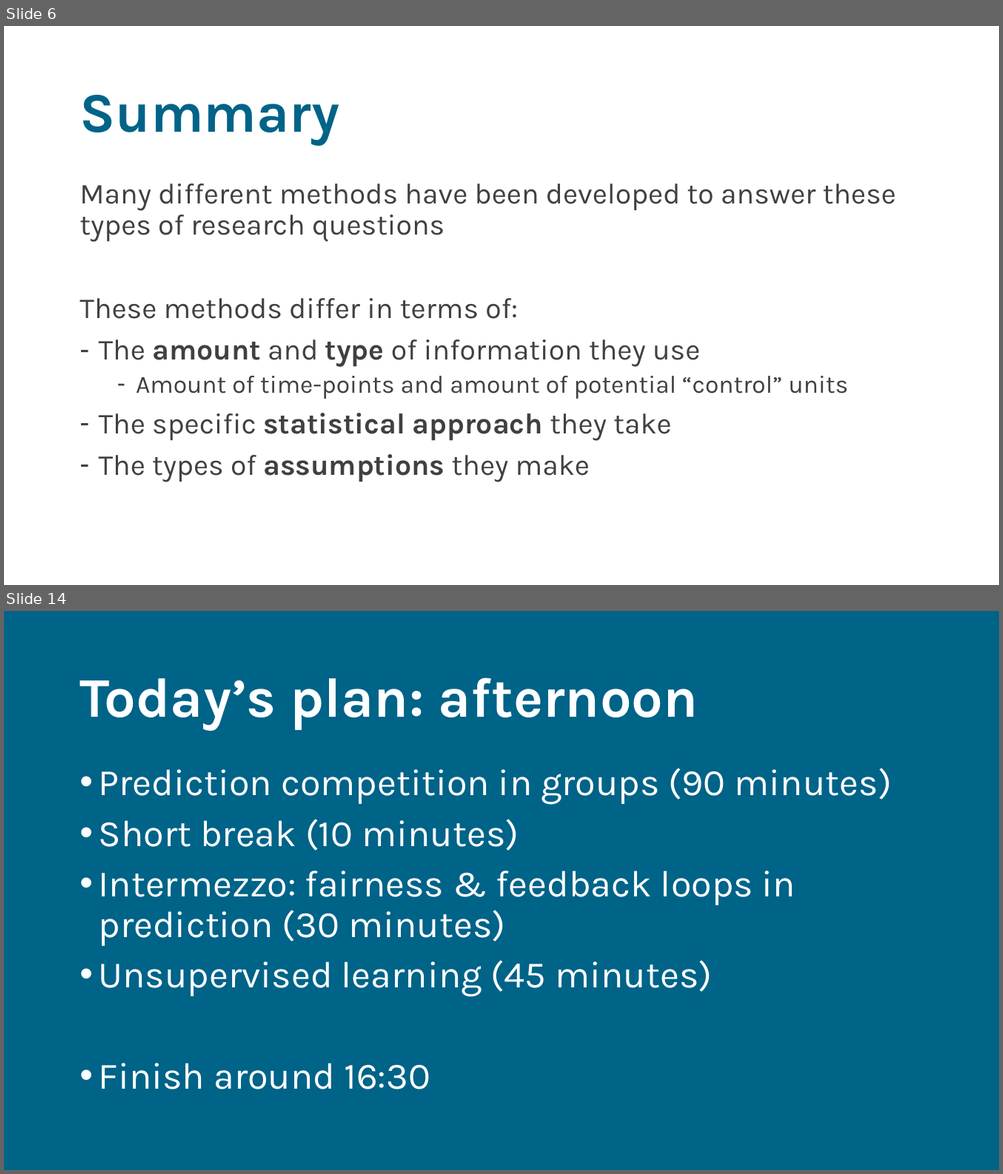
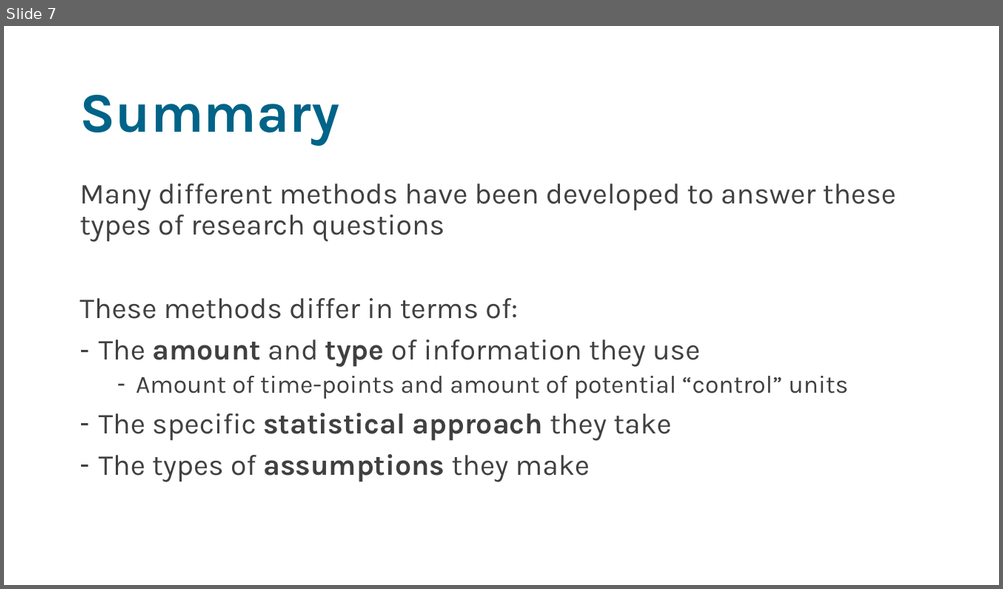
Before and after one commit to sodascience/workshop_causal_impact_assessment, a slide deck: lectures/05_discussion/discussion.pptx. Shown one above the other, each under a label of ours: slides 6 and 14 before the commit, slide 7 after it; the slides between them are not shown. The pictures are 1003x1174 and 1003x589 pixels, drawn with LibreOffice and Linux fonts; fonts in the diff are those of the drawing. Boxes give left, top, right and bottom in pixels: in the first picture for what was removed or moved away, otherwise in the second. Text is boxed around its words. In the diff, an @@ line names an element or a change of style, - is before the commit and + after.

```diff
--- a/lectures/05_discussion/discussion.pptx
+++ b/lectures/05_discussion/discussion.pptx
@@ slide 14 removed at (x1=4, y1=611, x2=999, y2=1170), background #006388 @@
@@ title removed at (x1=79, y1=678, x2=698, y2=731) @@
-Today’s plan: afternoon
@@ text removed at (x1=99, y1=768, x2=891, y2=1090) @@
-• Prediction competition in groups (90 minutes)
-• Short break (10 minutes)
-• Intermezzo: fairness & feedback loops in prediction (30 minutes)
-• Unsupervised learning (45 minutes)
-• Finish around 16:30
@@ what was slide 6 is now slide 7 @@
```
Also in this commit, not shown: 4 slides changed, 6 slides added, 30 other slides removed, 2 other files.
